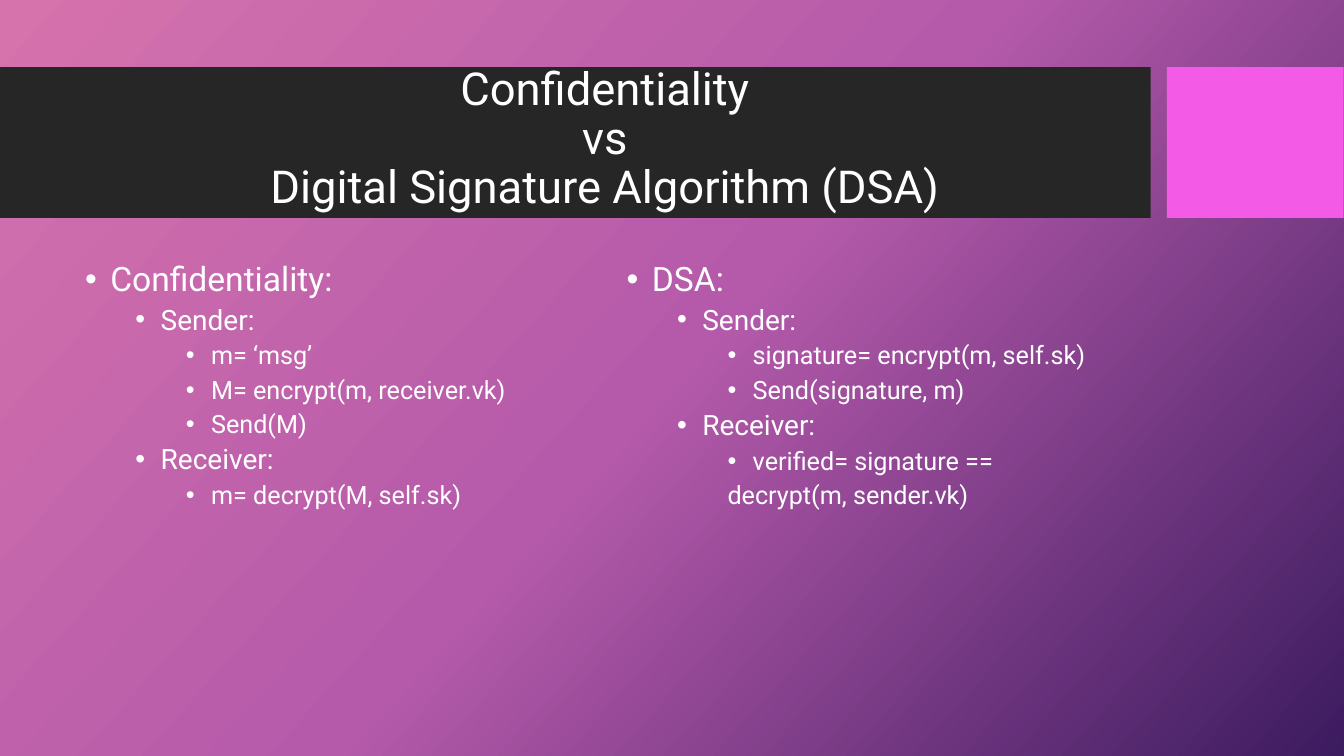
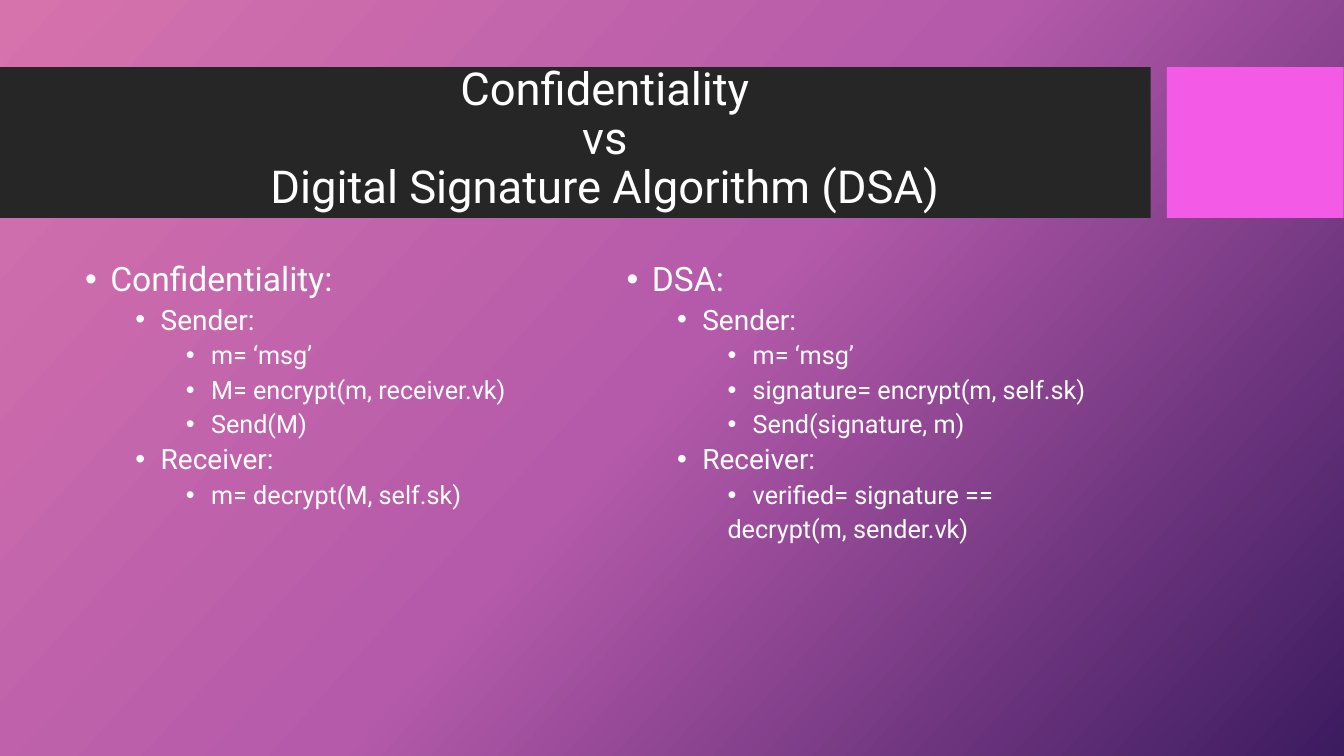
Before and after one commit to codeparameter/Exchange, a slide deck: slide 4 of Lecture.pptx. Drawn at 1344x756 pixels with LibreOffice and Linux fonts; fonts in the diff are those of the drawing; background and template pictures are left out. Boxes give left, top, right and bottom in pixels: in the first picture for what was removed or moved away, otherwise in the second. Text is boxed around its words. In the diff, an @@ line names an element or a change of style, - is before the commit and + after.

```diff
--- a/Lecture.pptx
+++ b/Lecture.pptx
@@ text at <box>753,345,854,369</box>: paragraph added @@
+    • m= ‘msg’
```
Also in this commit, not shown: 1 other file.
